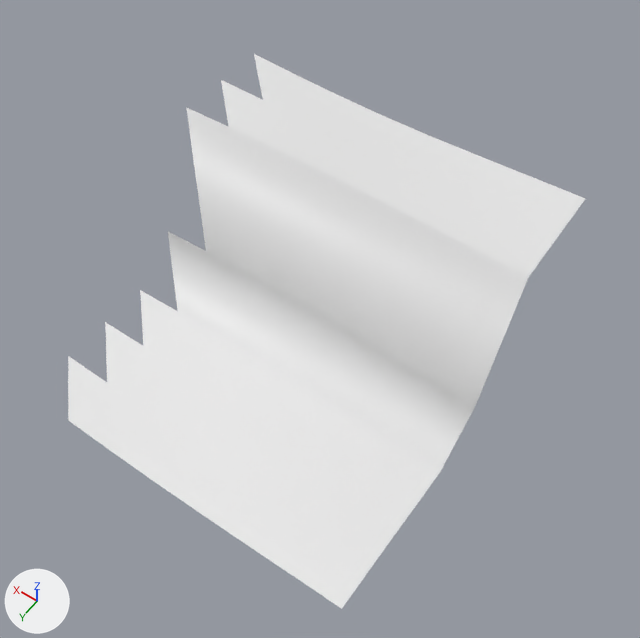
The OBJ model models/areas/flats/preview_sand_3_0.obj: old version first, new version second.
Rendered twice from a 50 mm camera at (59.6, 11.6, 36.3) aimed at (75.2, -10.2, 2.0). The axes (+X, +Y, +Z) are drawn at lower left. The lights are the same throughout. The picture after the commit comes second. Where no turn or scale is listed for an object, it has been applied to the vertices. Vertices at exactly the same position are counted once.

The older version as bpy lines, for what is in view:
```python
me_preview_sand_3_0 = bpy.data.meshes.new('preview_sand_3_0')
me_preview_sand_3_0.from_pydata(...)  # 63 vertices, 91 faces; spans x 66.8..86.0, y -19.2..0.0, z -1.7..7.8
ob_preview_sand_3_0 = bpy.data.objects.new('preview_sand_3_0', me_preview_sand_3_0)
ob_preview_sand_3_0.location = (0.0, 0.0, 0.0)
```
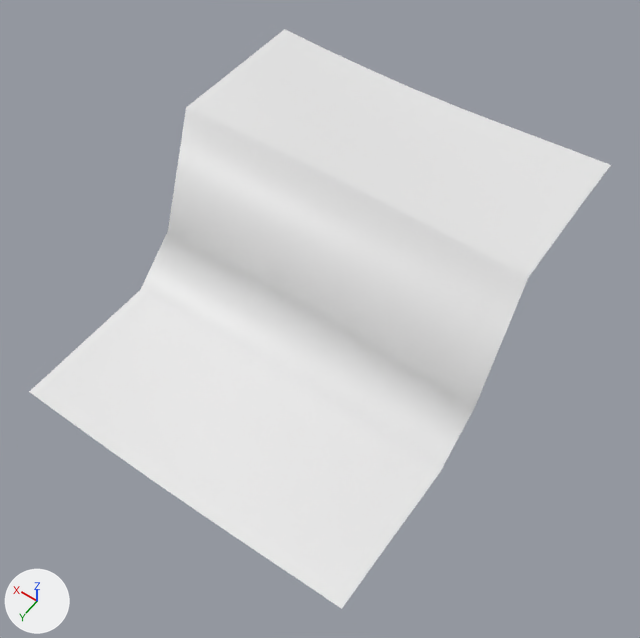
What differs and where, as boxes [x1, y1, x2, y2] in the pictures (640 x 638 px):
```json
{"object": "preview_sand_3_0", "change": "reshaped", "before": [68, 54, 585, 609], "after": [29, 29, 611, 609], "on screen": "13% wider"}
{"part": 1, "of": "me_preview_sand_3_0", "change": "added", "after": [29, 29, 611, 420]}
```

Edits to the scene script, one JSON object a line:
```json
{"block": "me_preview_sand_3_0", "where": "# used by ob_preview_sand_3_0; location = (0.0, 0.0, 0.0)"}
{"op": "remove", "block": "me_preview_sand_3_0", "code": "me_preview_sand_3_0.from_pydata(...)  # 63 vertices, 91 faces; spans x 66.8..86.0, y -19.2..0.0, z -1.7..7.8"}
{"op": "add", "block": "me_preview_sand_3_0", "code": "me_preview_sand_3_0.from_pydata(...)  # 90 vertices, 118 faces; spans x 66.7..86.0, y -22.0..0.0, z -1.7..7.8"}
{"block": "me_preview_sand_3_0", "change": "me_preview_sand_3_0 part 1"}
{"block": "me_preview_sand_3_0", "change": "14 vertices are added at x 66.7..83.3, y -22.0..-19.3, z 7.3..7.8"}
{"block": "me_preview_sand_3_0", "change": "7 new vertices lie (0.0, -2.8, 0.0) away from vertices in x 66.8..86.0, y -19.2, z 7.4..7.8"}
{"block": "me_preview_sand_3_0", "change": "6 new vertices lie (0.0, 2.8, 0.0) away from vertices in x 69.5..86.0, y -22.0..-2.8, z -1.4..7.7"}
{"block": "me_preview_sand_3_0", "change": "27 new faces join them"}
```
